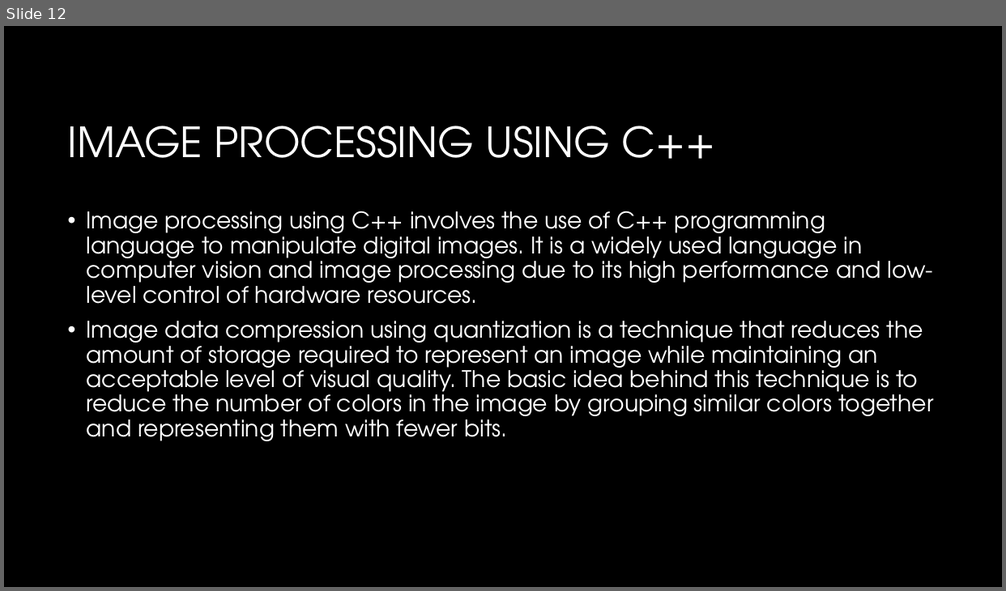
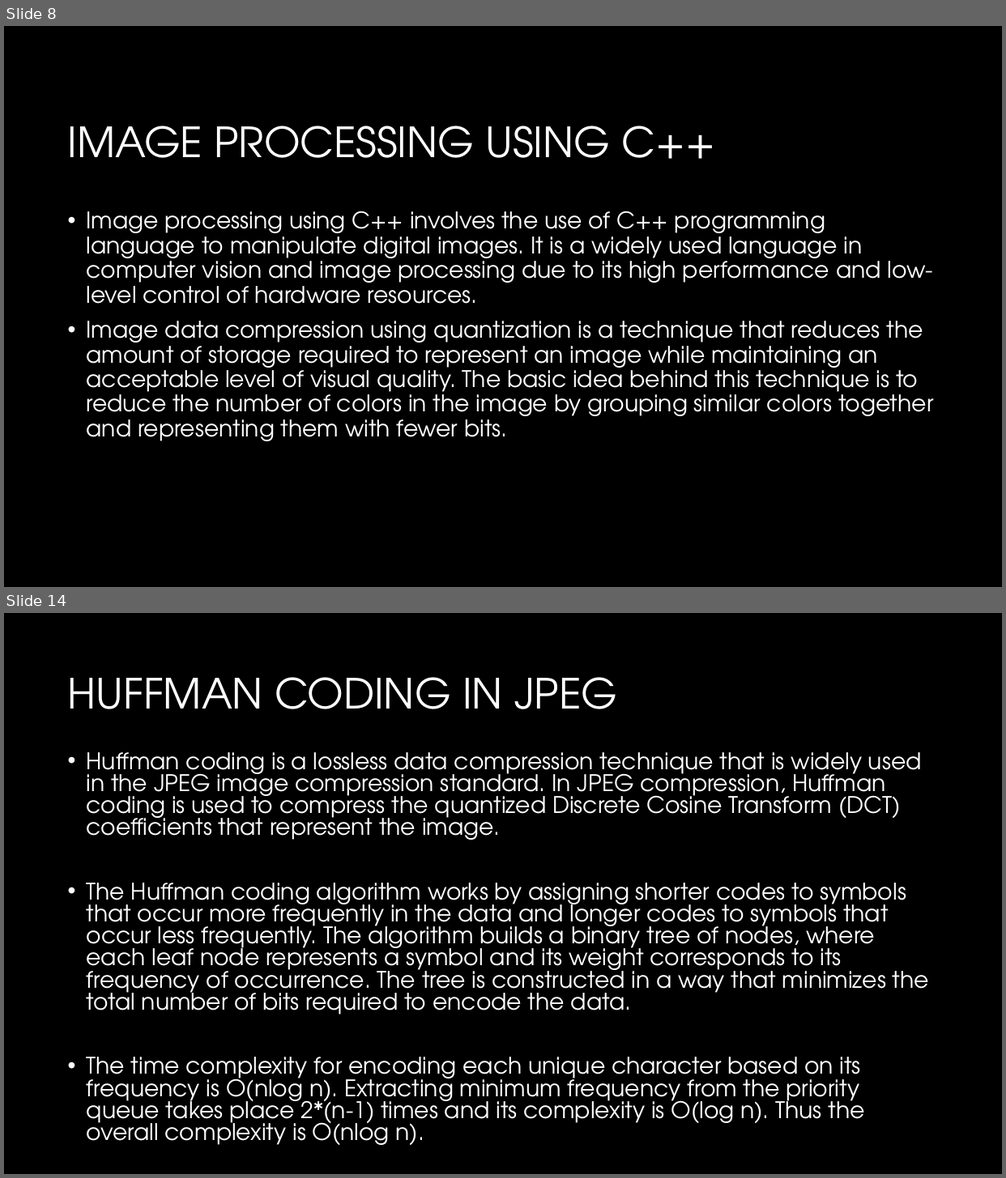
Before and after one commit to rishilss99/Distributed-CDS, a slide deck: Presentation.pptx. Shown one above the other, each under a label of ours: slide 12 before the commit, slides 8 and 14 after it; the slides between them are not shown. The pictures are 1006x591 and 1006x1178 pixels, drawn with LibreOffice and Linux fonts; fonts in the diff are those of the drawing; background and template pictures are left out. Boxes give left, top, right and bottom in pixels: in the first picture for what was removed or moved away, otherwise in the second. Text is boxed around its words. In the diff, an @@ line names an element or a change of style, - is before the commit and + after.

```diff
--- a/Presentation.pptx
+++ b/Presentation.pptx
@@ slide 14 added at bbox=[4, 613, 1002, 1174], background #000000 @@
@@ title added at bbox=[68, 677, 617, 709], 40 pt, text #FFFFFF @@
+HUFFMAN CODING IN JPEG
@@ text added at bbox=[87, 752, 929, 1145], 22 pt, text #FFFFFF @@
+• Huffman coding is a lossless data compression technique that is widely used in the JPEG image compression standard. In JPEG compression, Huffman coding is used to compress the quantized Discrete Cosine Transform (DCT) coefficients that represent the image.
+• The Huffman coding algorithm works by assigning shorter codes to symbols that occur more frequently in the data and longer codes to symbols that occur less frequently. The algorithm builds a binary tree of nodes, where each leaf node represents a symbol and its weight corresponds to its frequency of occurrence. The tree is constructed in a way that minimizes the total number of bits required to encode the data.
+• The time complexity for encoding each unique character based on its frequency is O(nlog n). Extracting minimum frequency from the priority queue takes place 2*(n-1) times and its complexity is O(log n). Thus the overall complexity is O(nlog n).
@@ what was slide 12 is now slide 8 @@
```
Also in this commit, not shown: 5 other slides added.
